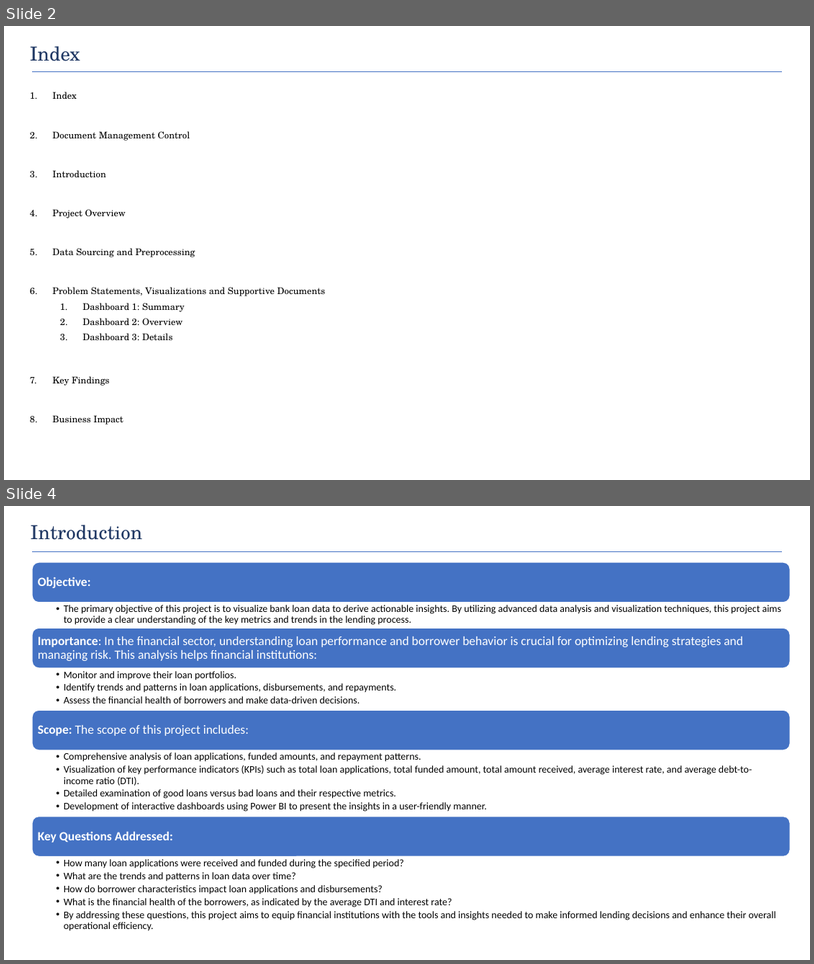
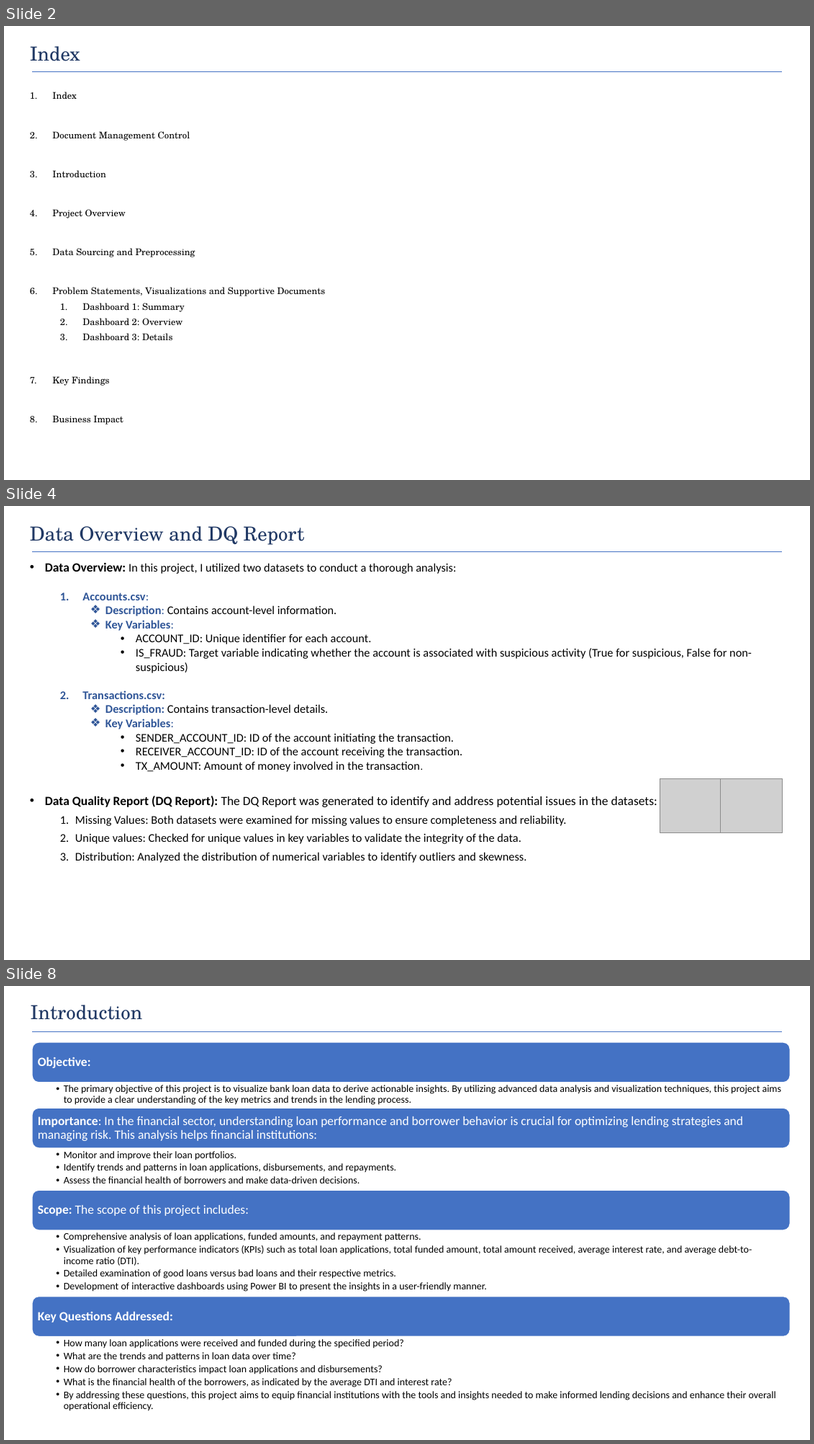
Before and after one commit to ds-souvik/Threshold-Tuning-for-Anti-Money-Laundering-AML-Scenario, a slide deck: AML Tuning.pptx. Shown one above the other, each under a label of ours: slides 2 and 4 before the commit, slides 2, 4 and 8 after it; the slides between them are not shown. The pictures are 814x964 and 814x1444 pixels, drawn with LibreOffice and Linux fonts; fonts in the diff are those of the drawing; grey boxes stand for pictures. Boxes give left, top, right and bottom in pixels: in the first picture for what was removed or moved away, otherwise in the second. Text is boxed around its words. In the diff, an @@ line names an element or a change of style, - is before the commit and + after.

```diff
--- a/AML Tuning.pptx
+++ b/AML Tuning.pptx
@@ slide 4 added at (4,506,810,960), background #FFFFFF @@
@@ text added at (30,526,305,545), 23 pt, text #203864 @@
+Data Overview and DQ Report
@@ line added from (32, 551) to (782, 551), #4472C4 1 pt @@
@@ text added at (45,562,752,862), 14 pt, text #000000 @@
+• Data Overview: In this project, I utilized two datasets to conduct a thorough analysis:
+  1. Accounts.csv:
+    ❖ Description: Contains account-level information.
+    ❖ Key Variables:
+      • ACCOUNT_ID: Unique identifier for each account.
+      • IS_FRAUD: Target variable indicating whether the account is associated with suspicious activity (True for suspicious, False for non-suspicious)
+  2. Transactions.csv:
+    ❖ Description: Contains transaction-level details.
+    ❖ Key Variables:
+      • SENDER_ACCOUNT_ID: ID of the account initiating the transaction.
+      • RECEIVER_ACCOUNT_ID: ID of the account receiving the transaction.
+      • TX_AMOUNT: Amount of money involved in the transaction.
+• Data Quality Report (DQ Report): The DQ Report was generated to identify and address potential issues in the datasets:
+  1. Missing Values: Both datasets were examined for missing values to ensure completeness and reliability.
+  2. Unique values: Checked for unique values in key variables to validate the integrity of the data.
+  3. Distribution: Analyzed the distribution of numerical variables to identify outliers and skewness.
@@ picture added at (661,779,722,833) @@
@@ picture added at (721,779,782,833) @@
@@ what was slide 4 is now slide 8 @@
```
Also in this commit, not shown: 4 other slides added, 1 slide removed, 5 other files.
